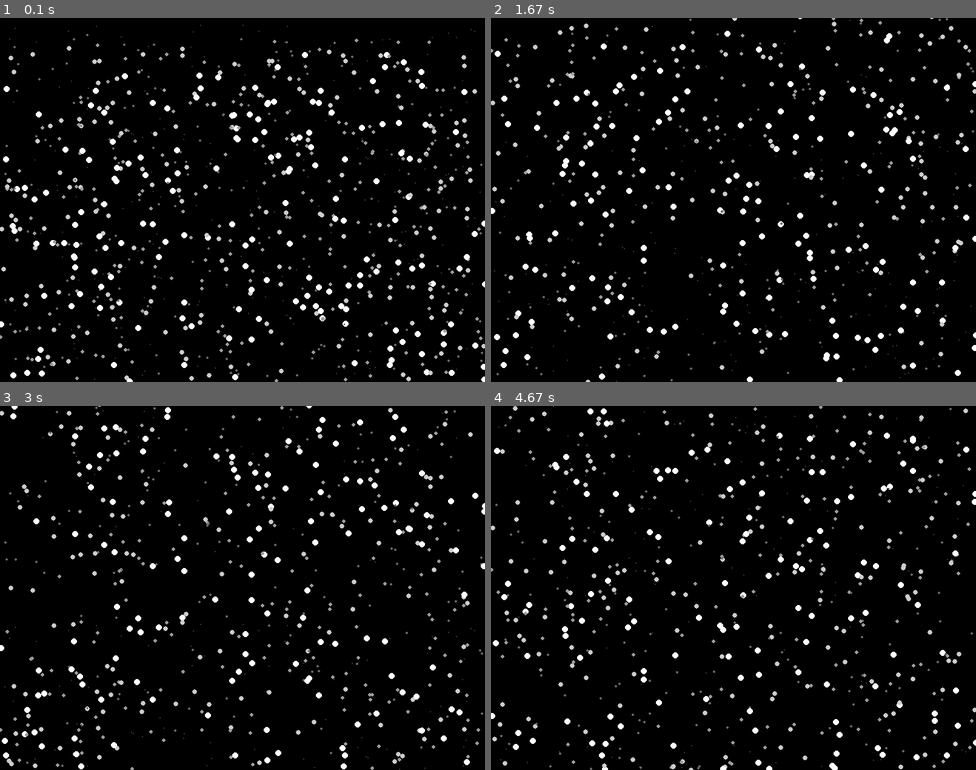
Above: before the commit, frames 1-4 (two rows, left to right).
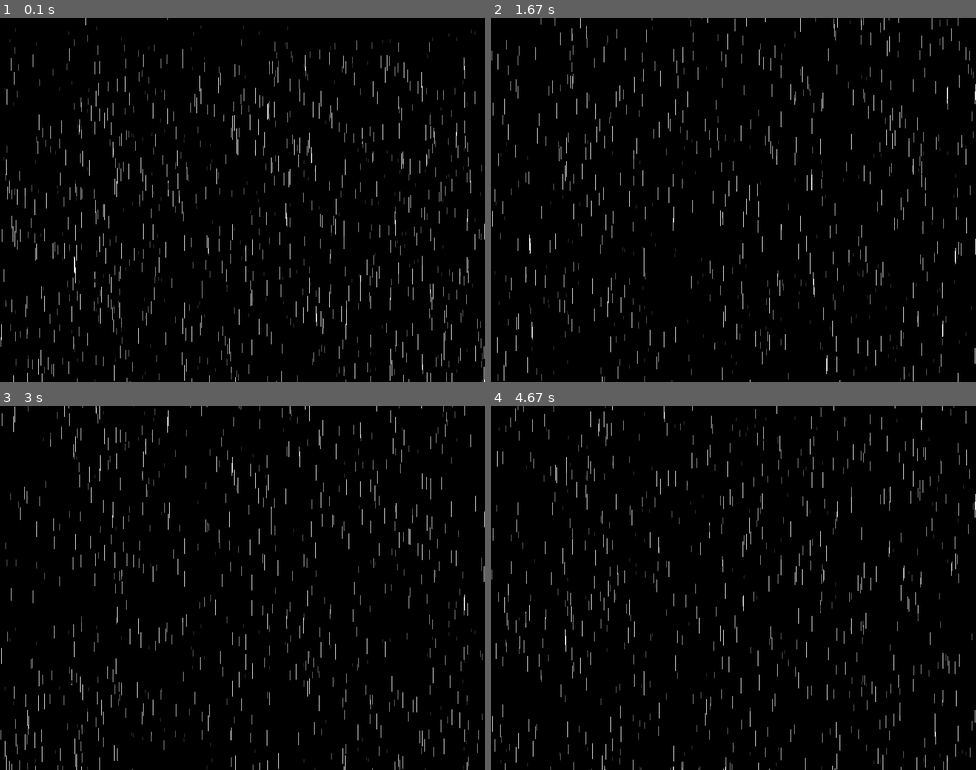
Above: after the commit, the same moments.

Repository: Novol-Drozdov/project_pygame
Game: pygame game, started from rain.py
Two runs of this game, one before a commit and one after it. Both use one fixed random seed, a clock stepped at 60 frames per second and the inputs below.
Inputs:
- Up to frame 1 (0.1 s): no input
- Up to frame 2 (1.67 s): no input
- Up to frame 3 (3 s): no input
- Up to frame 4 (4.67 s): no input

The runs differ from the first frame. In frame 1, 7.5% of the frame differs, in the area x 0-100%, y 0-100%; in frame 2, 5.7%; in frame 3, 5.7%; in frame 4, 5.7%.

Commit message:
Add rain, fire, Google Dino

Diff:
--- /dev/null
+++ b/fire.py
@@ -0,0 +1,47 @@
+import pygame
+pygame.init()
+
+WIDTH, HEIGHT = 800, 600
+FPS = 60
+
+window = pygame.display.set_mode((WIDTH, HEIGHT))
+clock = pygame.time.Clock()
+
+class Bullet:
+    def __init__(self, posStart, posDirect, speed):
+        bullets.append(self)
+
+        self.px, self.py = posStart
+        dx, dy = posDirect[0] - posStart[0], posDirect[1] - posStart[1]
+        dist = (dx ** 2 + dy ** 2) ** 0.5
+        self.sx, self.sy = (dx / dist) * speed, (dy / dist) * speed
+
+    def update(self):
+        self.px += self.sx
+        self.py += self.sy
+
+        if self.px < 0 or self.px > WIDTH or self.py < 0 or self.py > HEIGHT:
+            bullets.remove(self)
+
+    def draw(self):
+        pygame.draw.circle(window, 'black', (self.px, self.py), 2)
+
+bullets = []
+
+play = True
+while play:
+    for event in pygame.event.get():
+        if event.type == pygame.QUIT:
+            play = False
+        if event.type == pygame.MOUSEBUTTONDOWN:
+            mx, my = event.pos
+            Bullet((WIDTH // 2, HEIGHT // 2), (mx, my), 10)
+    for b in bullets: b.update()
+
+    window.fill('white')
+    for b in bullets: b.draw()
+
+    pygame.display.update()
+    clock.tick(FPS)
+
+pygame.quit()
--- a/rain.py
+++ b/rain.py
@@ -22,7 +22,7 @@
             self.py = randint(-HEIGHT, 0)
 
     def draw (self):
-        pygame.draw.circle(window, self.color, (self.px, self.py), self.size)
+        pygame.draw.line(window, self.color, (self.px, self.py), (self.px, self.py + self.size * 5), 1)
 
 rain = []
 
Empty file added: Google_Dino/main.py
Binary file added: Google_Dino/sprites.png
